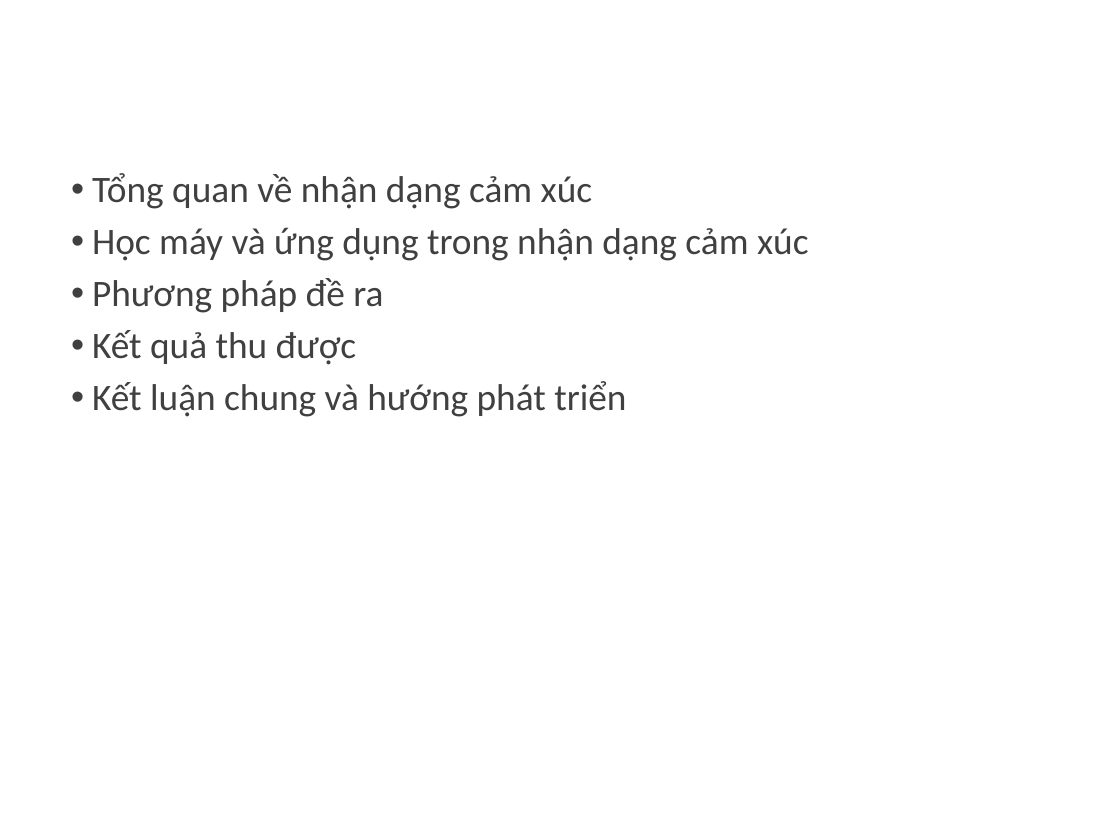
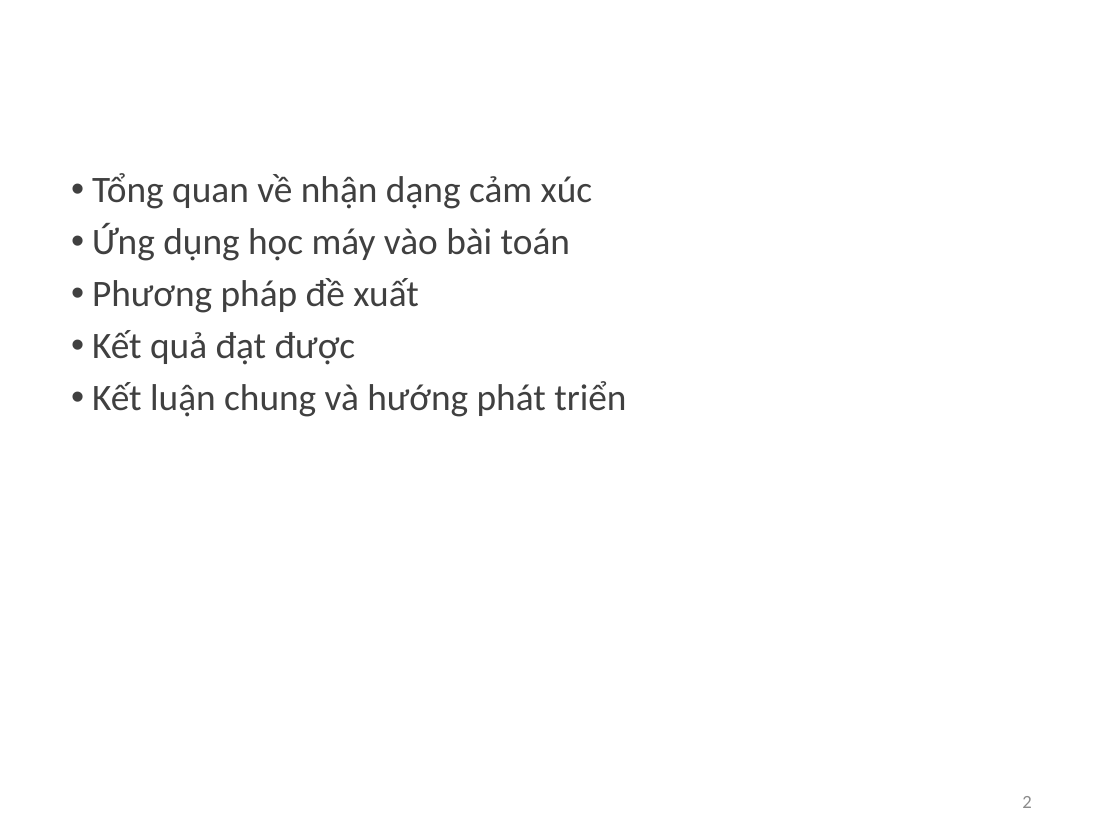
Before and after one commit to nguyennam2910/TriMun, a slide deck: slide 2 of Slide Thesis.pptx. Drawn at 1120x840 pixels with LibreOffice and Linux fonts; fonts in the diff are those of the drawing; background and template pictures are left out. Boxes give left, top, right and bottom in pixels: in the first picture for what was removed or moved away, otherwise in the second. Text is boxed around its words. In the diff, an @@ line names an element or a change of style, - is before the commit and + after.

Commit message:
Add slide

```diff
--- a/Slide Thesis.pptx
+++ b/Slide Thesis.pptx
@@ text at [92,223,570,365]: text changed @@
-• Học máy và ứng dụng trong nhận dạng cảm xúc
-• Phương pháp đề ra
-• Kết quả thu được
+• Ứng dụng học máy vào bài toán
+• Phương pháp đề xuất
+• Kết quả đạt được
@@ page number added at [1022,796,1031,808], 12 pt, text #8C8C8C @@
+2
```
Also in this commit, not shown: 12 slides added, 3 slides removed, 7 other files.
